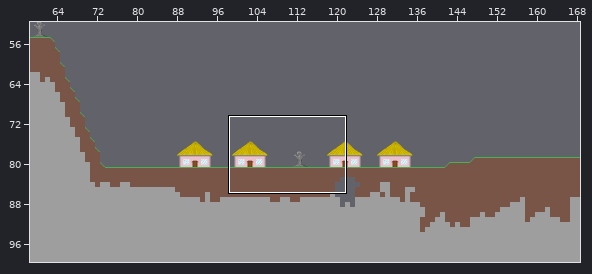
Two states of a Tiled map, maps/1.1.tmx. Above: a wide view before the commit, with the close-up outlined.
Close-up. Before the edit:
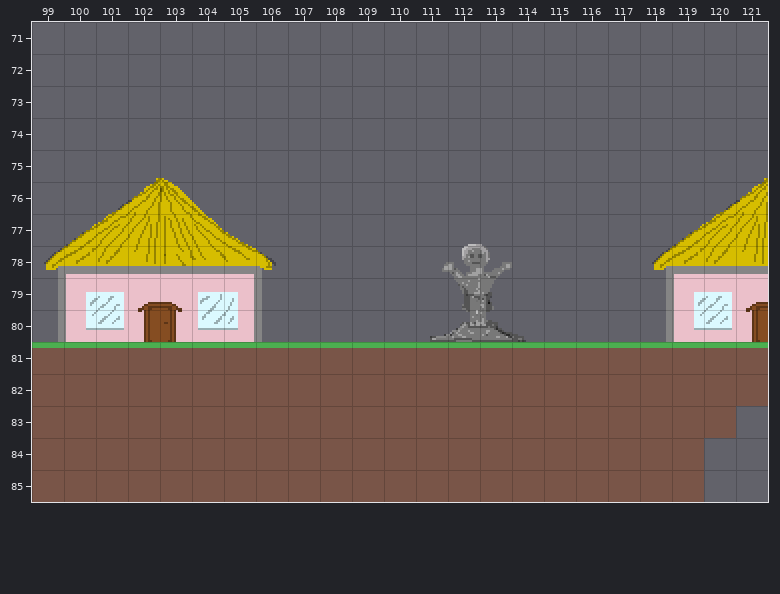
Cells are 16x16 px. Shown: x 99..121, y 71..85. The commit also changed other parts of the map, which this record leaves out.
Once edited:
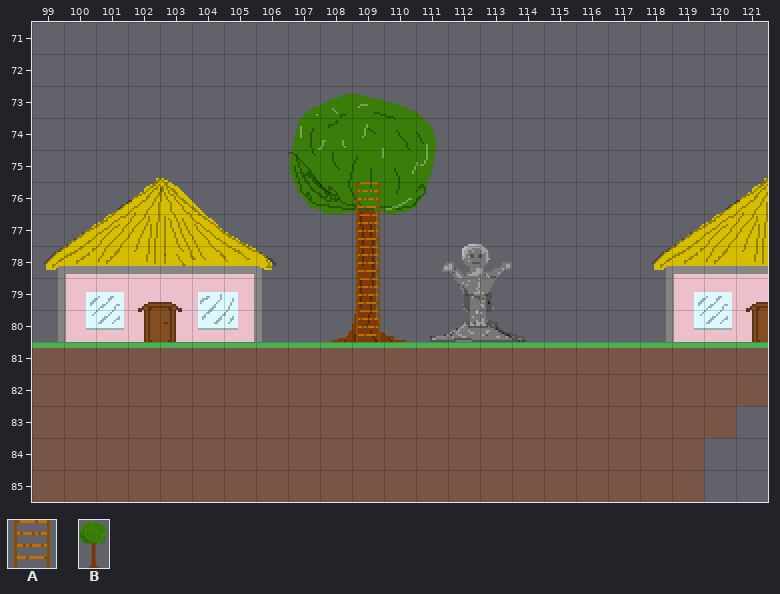
Key: from "Testing Tiles": A 19 "Ladder", B 25 "Tree3".
_ is an empty cell.
Difference:
Layer "Background":
y 80: x 107 _ -> B
Layer "Ladders":
y 76..80: x 109 _ -> A
Pixel boxes of the changes (left, top, right, bottom) in both close-ups:
added: (288, 94, 436, 342)
